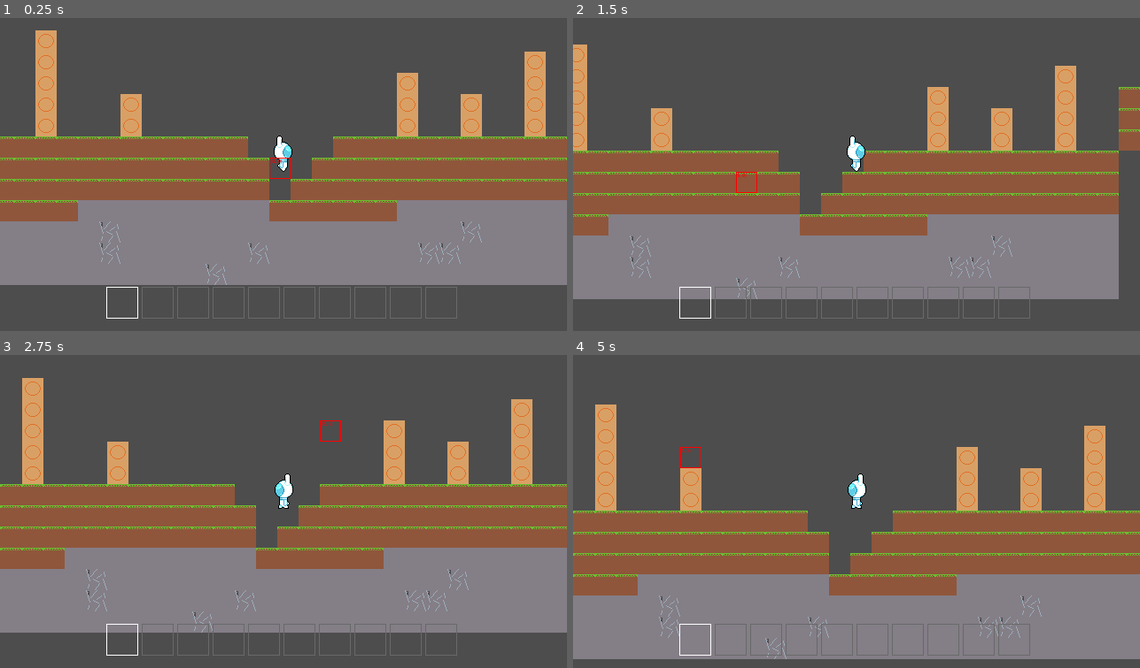
Above: before the commit, frames 1-4 (two rows, left to right).
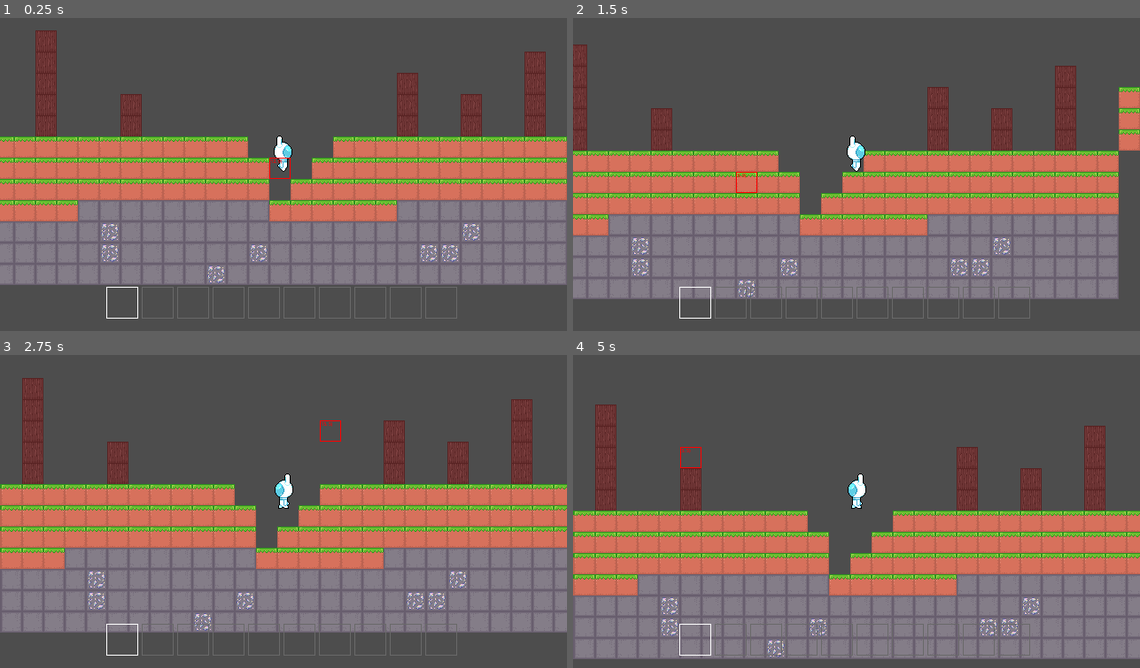
Above: after the commit, the same moments.

Repository: GriffinRio/Game-likeJam10
Game: Godot game, scene res://main.tscn
Same seed, same stepped clock (60 frames per second), same inputs: the game is played once before the commit and once after it.
Inputs (mouse positions are in pixels of both pictures, inside the frame that each line leads up to):
- Up to frame 1 (0.25 s): no input
- Up to frame 2 (1.5 s): move the mouse to (981, 155) at 0.52 s; hold D (Move_Right) from 0.53 s (still down); click (981, 155) at 0.6 s; tap W (Jump) at 0.77 s; move the mouse to (743, 187) at 1.27 s; tap 1 (Direct_Item_Switch) at 1.35 s
- Up to frame 3 (2.75 s): tap W (Jump) at 1.52 s; move the mouse to (340, 439) at 2.02 s; release D (Move_Right) at 2.03 s; hold A (Move_Left) from 2.03 s (still down); hold Right mouse button (Place) from 2.03 s (still down)
- Up to frame 4 (5 s): move the mouse to (828, 570) at 2.77 s; release A (Move_Left) at 2.78 s; release Right mouse button (Place) at 2.78 s; hold D (Move_Right) 2.78-4.28 s; tap Mouse wheel down (Switch_Item_Down) at 2.85 s; tap W (Jump) at 3.02, 3.77, 4.52 s; move the mouse to (1026, 555) at 3.52 s; hold Mouse wheel up (Switch_Item_Up) 3.53-4.28 s; move the mouse to (686, 461) at 4.27 s; hold A (Move_Left) from 4.28 s (still down); click (686, 461) at 4.35 s

The runs differ from the first frame. In frame 1, 29% of the frame differs, in the area x 0-100%, y 3-86%; in frame 2, 28%; in frame 3, 29%; in frame 4, 29%.

Commit message:
Redesigned blocks

Diff:
--- a/gameLikeJam10/Characters/player.gd
+++ b/gameLikeJam10/Characters/player.gd
@@ -48,8 +48,8 @@
 	# Get the input direction and handle the movement/deceleration and animation.
 	var direction := Input.get_axis("Move_Left", "Move_Right")
 	animation_tree.set("parameters/Move/blend_position", direction)
-	animation_tree.set("parameters/conditions/is_mining", is_mining)
-	animation_tree.set("parameters/conditions/!is_mining", !is_mining)
+	# animation_tree.set("parameters/conditions/is_mining", is_mining)
+	# animation_tree.set("parameters/conditions/!is_mining", !is_mining)
 
 	if direction:
 		_animated_sprite.flip_h = (direction < 0)
Binary file changed: gameLikeJam10/Assets/Art/Sprite-0003.png
